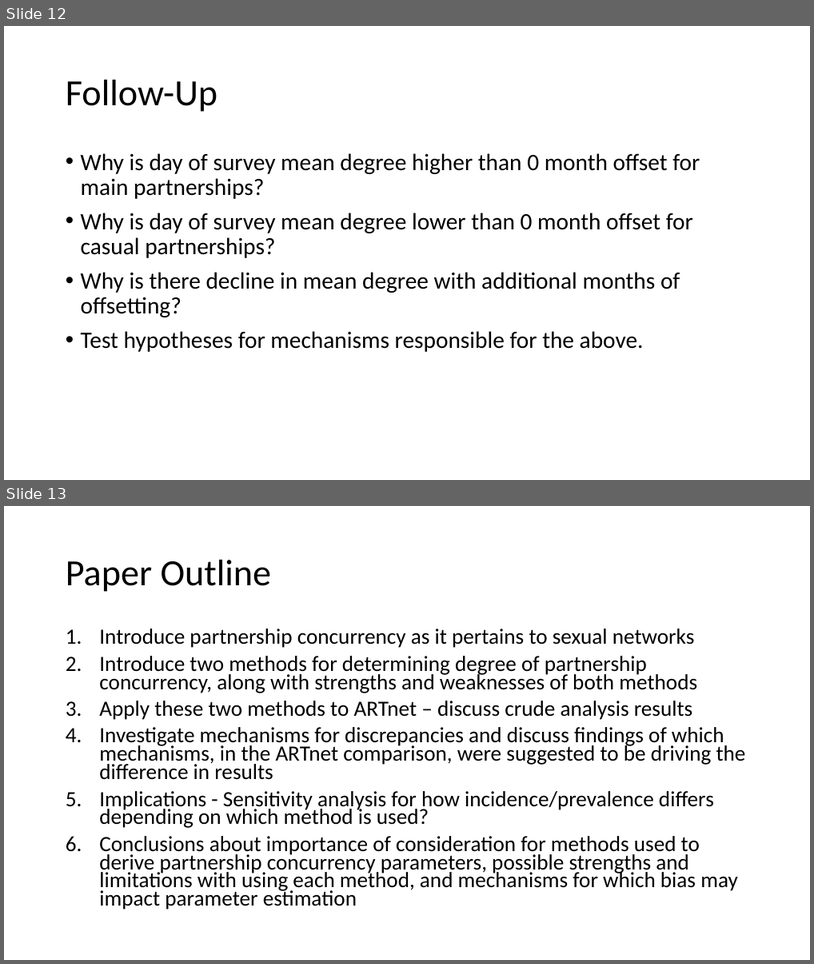
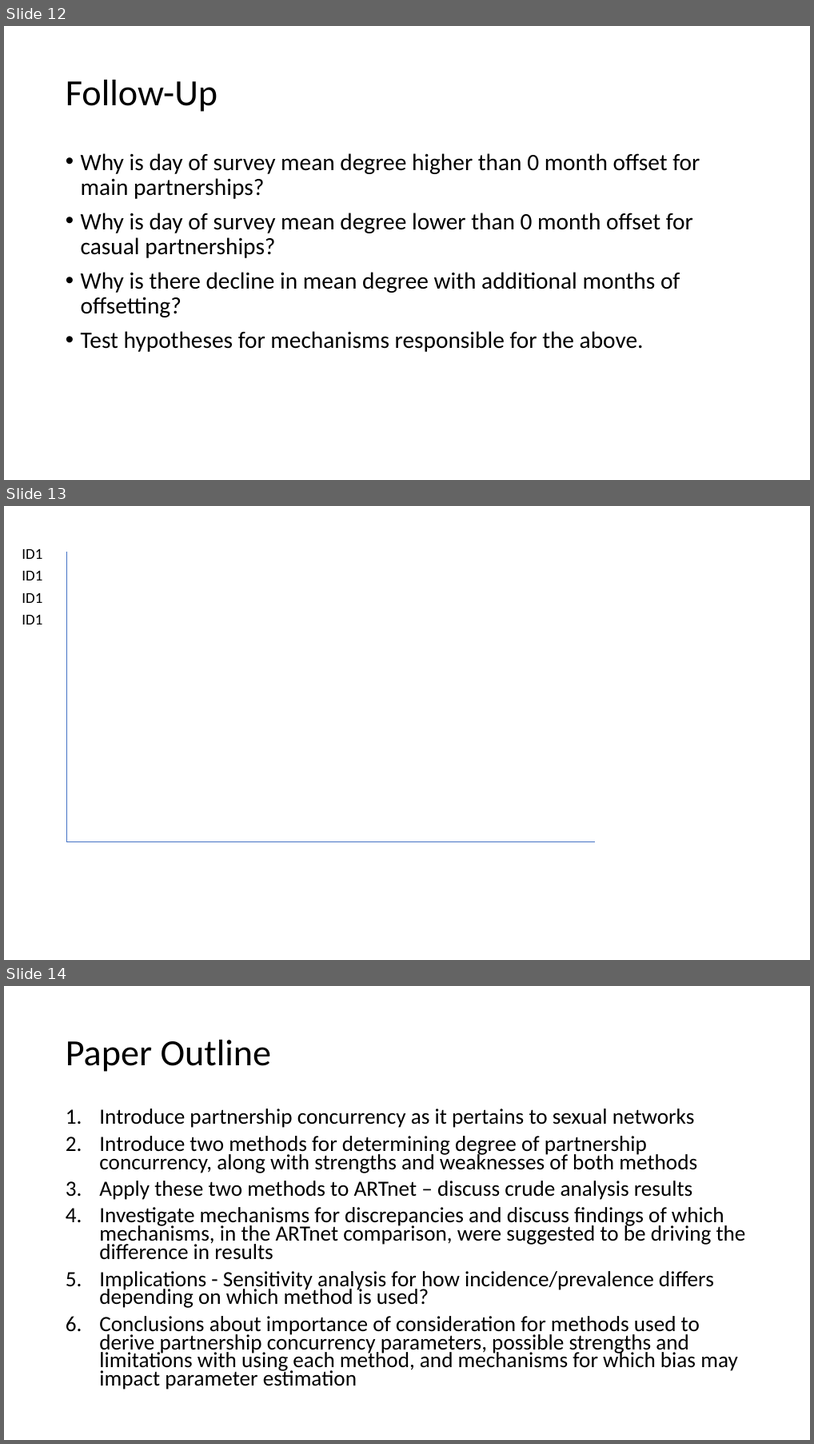
Before and after one commit to EpiModel/Mean-Degree-Analysis, a slide deck: Analysis/Mean Degree Method Comparison/Manuscript/Presentation.pptx. Shown one above the other, each under a label of ours: slides 12 and 13 before the commit, slides 12, 13 and 14 after it. The pictures are 814x964 and 814x1444 pixels, drawn with LibreOffice and Linux fonts; fonts in the diff are those of the drawing. Boxes give left, top, right and bottom in pixels: in the first picture for what was removed or moved away, otherwise in the second. Text is boxed around its words. In the diff, an @@ line names an element or a change of style, - is before the commit and + after.

```diff
--- a/Analysis/Mean Degree Method Comparison/Manuscript/Presentation.pptx
+++ b/Analysis/Mean Degree Method Comparison/Manuscript/Presentation.pptx
@@ slide 13 added at bbox=[4, 506, 810, 960], background #FFFFFF @@
@@ text added at bbox=[22, 548, 42, 559], 18 pt, text #000000 @@
+ID1
@@ line added from (66, 552) to (66, 841), #4472C4 0.5 pt @@
@@ text added at bbox=[22, 570, 42, 580], 18 pt, text #000000 @@
+ID1
@@ text added at bbox=[22, 592, 42, 603], 18 pt, text #000000 @@
+ID1
@@ text added at bbox=[22, 614, 42, 624], 18 pt, text #000000 @@
+ID1
@@ line added from (595, 841) to (66, 841), #4472C4 0.5 pt @@
@@ what was slide 13 is now slide 14 @@
```
Also in this commit, not shown: 10 other files.
